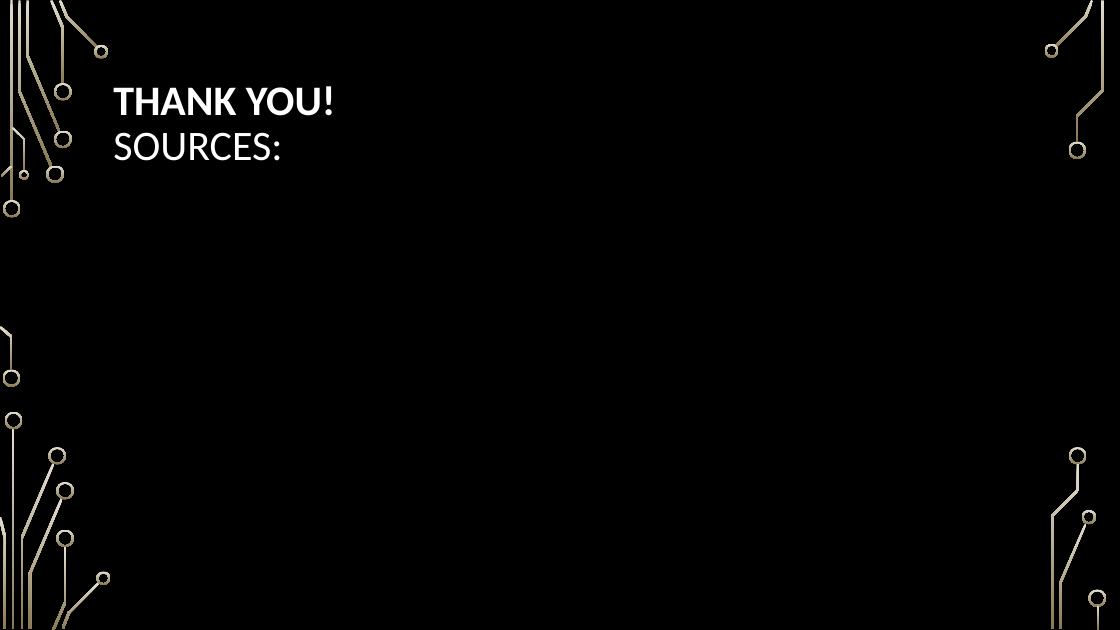
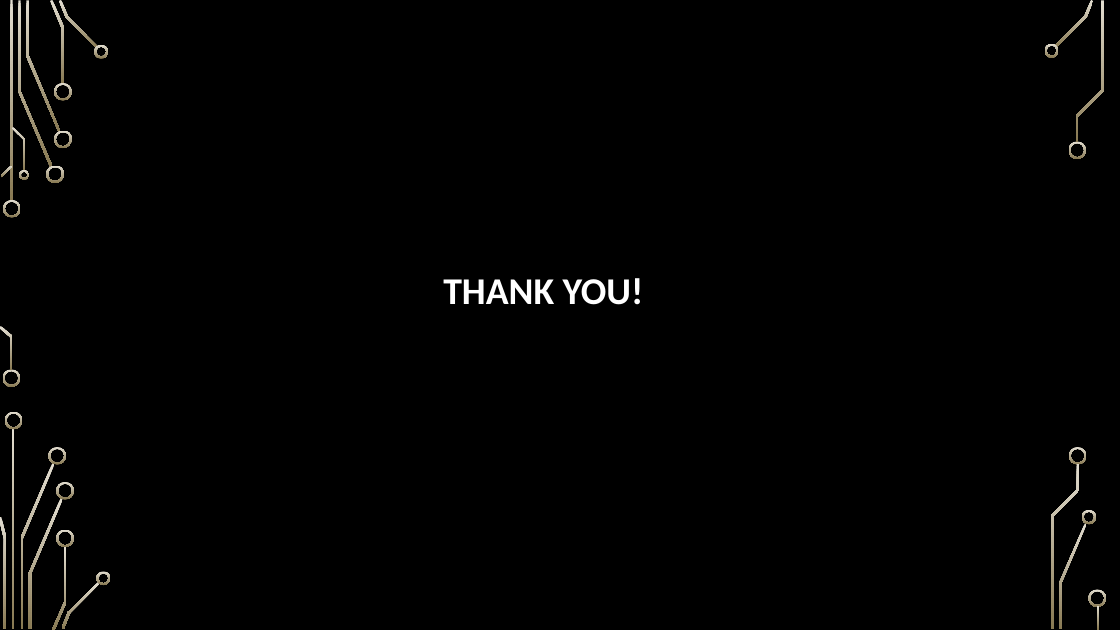
Before and after one commit to nood-leog/CS445-Group, a slide deck: slide 36 of Final Presentation Slides.pptx (slide 35 before the commit). Drawn at 1120x630 pixels with LibreOffice and Linux fonts; fonts in the diff are those of the drawing; background and template pictures are left out. Boxes give left, top, right and bottom in pixels: in the first picture for what was removed or moved away, otherwise in the second. Text is boxed around its words. In the diff, an @@ line names an element or a change of style, - is before the commit and + after.

```diff
--- a/Final Presentation Slides.pptx
+++ b/Final Presentation Slides.pptx
@@ title at (443, 278, 644, 305): text changed; size 36 to 32.4 pt @@
-THANK YOU!
-SOURCES:
+THANK YOU!
```
Also in this commit, not shown: 17 other slides changed, 1 slide added.
